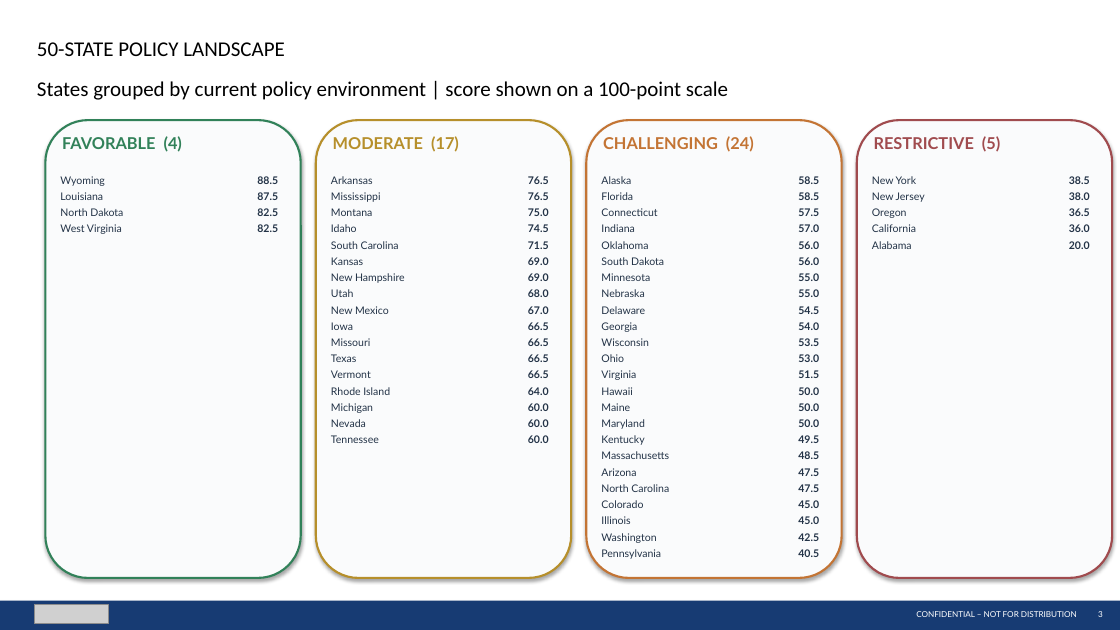
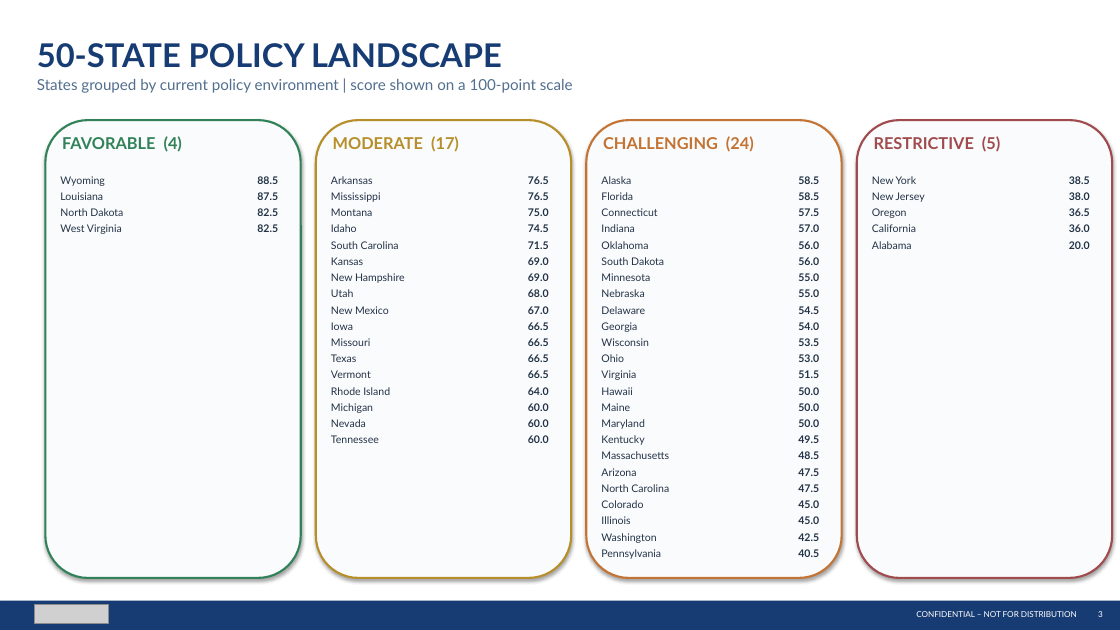
Before and after one commit to jaychittooran-spec/datacenter-map, a slide deck: slide 3 of STACK_Policy_Intelligence_Updated.pptx. Drawn at 1120x630 pixels with LibreOffice and Linux fonts; fonts in the diff are those of the drawing; grey boxes stand for pictures. Boxes give left, top, right and bottom in pixels: in the first picture for what was removed or moved away, otherwise in the second. Text is boxed around its words. In the diff, an @@ line names an element or a change of style, - is before the commit and + after.

```diff
--- a/STACK_Policy_Intelligence_Updated.pptx
+++ b/STACK_Policy_Intelligence_Updated.pptx
@@ text "50-STATE POLICY LANDSCAPE" at [37,43,502,68]: size 18 to 28 pt, font Calibri to Lato, text colour #000000 to #173B73, bold on @@
@@ text "States grouped by current policy ..." at [37,79,573,93]: size 18 to 13 pt, font Calibri to Lato, text colour #000000 to #526F8F @@
```
Also in this commit, not shown: 1 other slide changed.
